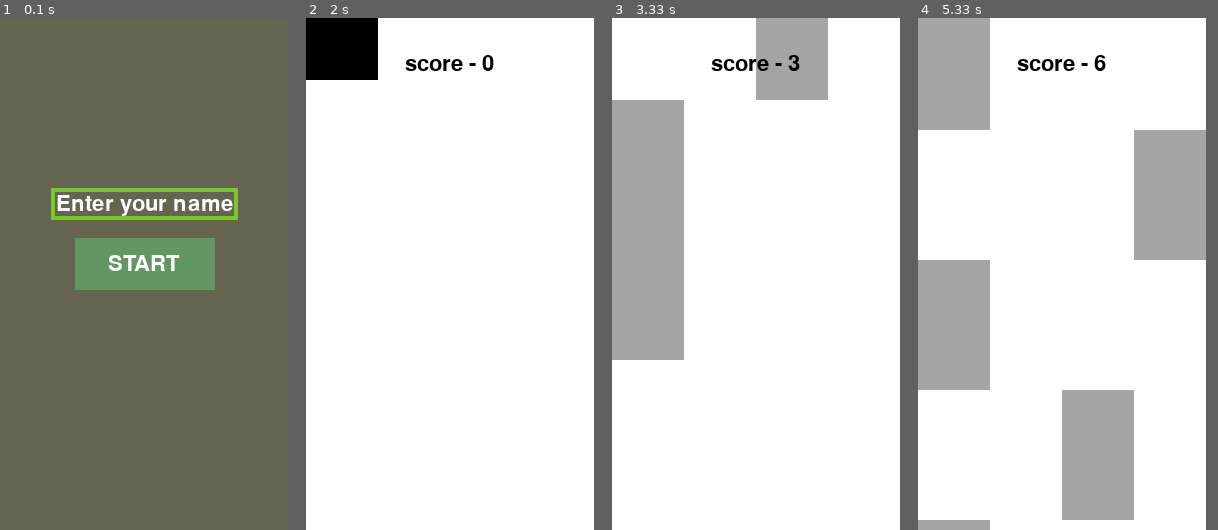
Above: before the commit, frames 1-4 (left to right).
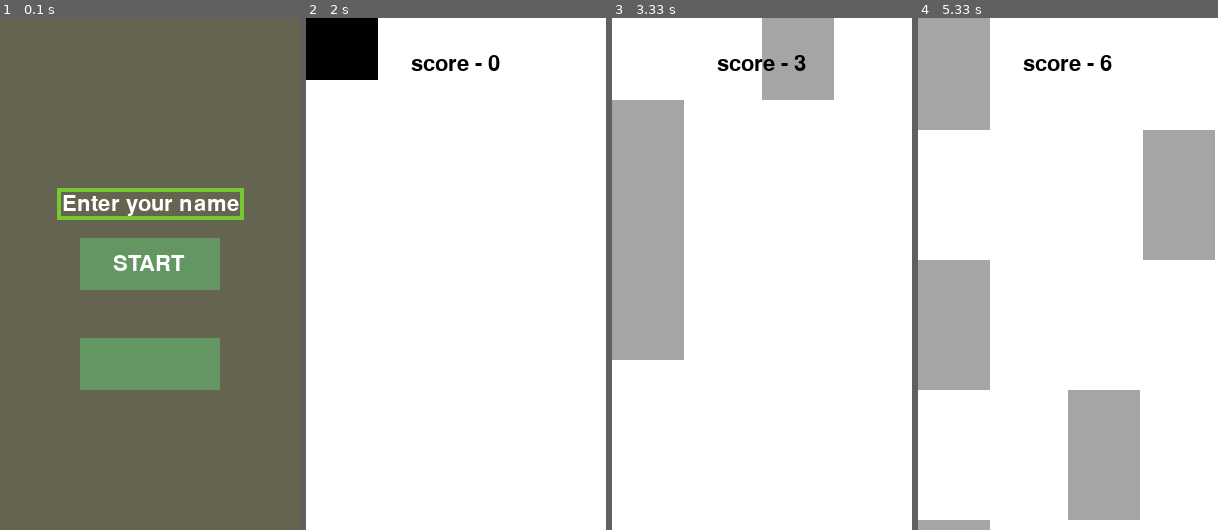
Above: after the commit, the same moments.

Repository: Pkpratik/pygame-class
Game: pygame game, started from piano_tiles/piano.py
The game is run twice, just before and just after one commit, with the same random seed, the same clock (stepped at 60 frames per second) and the same inputs.
Inputs (mouse positions are in pixels of both pictures, inside the frame that each line leads up to):
- Up to frame 1 (0.1 s): no input
- Up to frame 2 (2 s): click (456, 366) at 0.38 s; click (456, 309) at 0.88 s; click (336, 48) at 1.22 s; click "START" at 1.72 s
- Up to frame 3 (3.33 s): click (648, 53) at 2.05 s; click (648, 23) at 2.38 s; click (798, 43) at 3.22 s
- Up to frame 4 (5.33 s): click (954, 69) at 4.05 s; click (1179, 38) at 4.38 s; click (954, 58) at 5.22 s
The window is 288x512 before the commit and 300x512 after it. Grey fills any space a smaller window leaves; there, only what the larger window draws over its background counts as a difference.

The runs differ from the first frame. In frame 1, 6.8% of the frame differs, in the area x 17-82%, y 33-73%; in frame 2, 0.5%; in frame 3, 1.1%; in frame 4, 3.1%.

Commit message:
added leaderboard

Diff:
--- a/piano_tiles/piano.py
+++ b/piano_tiles/piano.py
@@ -1,3 +1,4 @@
+from operator import le
 import random
 import pygame
 from objects import Tile,mousep
@@ -5,7 +6,7 @@
 
 #game window size
 height=512
-width=288
+width=300
 screen = pygame.display.set_mode((width,height))
 
 #tile size
@@ -47,6 +48,80 @@
 
 # game start button
 start_rect= pygame.Rect(75,220,140,52)
+leaderbord_rect= pygame.Rect(75,320,140,52)
+
+def show_hs():
+    back_rect= pygame.Rect(5,5,50,50)
+    namearr=[]
+    scorearr=[]
+    with open("piano_tiles/score.txt","r+") as file:
+        for line in file:
+            hsname,hsscore=line[:line.rindex(" ")],line[line.rindex(" ")+1:]
+            namearr.append(hsname)
+            scorearr.append(hsscore[:-1])
+
+    run=True
+    while run:
+        for event in pygame.event.get():
+            if event.type==pygame.QUIT:
+                pygame.quit()
+            if event.type==pygame.MOUSEBUTTONDOWN:
+                if back_rect.collidepoint(event.pos):
+                    run=False
+        screen.fill((100,100,100))
+        pygame.draw.rect(screen,(150,0,0),back_rect)
+
+        hsn0 = base_font.render(namearr[0],True,(255,255,255))
+        hsn1 = base_font.render(namearr[1],True,(255,255,255))
+        hsn2 = base_font.render(namearr[2],True,(255,255,255))
+        hsn3 = base_font.render(namearr[3],True,(255,255,255))
+        hsn4 = base_font.render(namearr[4],True,(255,255,255))
+        hsn5 = base_font.render(namearr[5],True,(255,255,255))
+        hsn6 = base_font.render(namearr[6],True,(255,255,255))
+        hsn7 = base_font.render(namearr[7],True,(255,255,255))
+        hsn8 = base_font.render(namearr[8],True,(255,255,255))
+        hsn9 = base_font.render(namearr[9],True,(255,255,255))
+
+        hss0 = base_font.render(scorearr[0],True,(255,255,255))
+        hss1 = base_font.render(scorearr[1],True,(255,255,255))
+        hss2 = base_font.render(scorearr[2],True,(255,255,255))
+        hss3 = base_font.render(scorearr[3],True,(255,255,255))
+        hss4 = base_font.render(scorearr[4],True,(255,255,255))
+        hss5 = base_font.render(scorearr[5],True,(255,255,255))
+        hss6 = base_font.render(scorearr[6],True,(255,255,255))
+        hss7 = base_font.render(scorearr[7],True,(255,255,255))
+        hss8 = base_font.render(scorearr[8],True,(255,255,255))
+        hss9 = base_font.render(scorearr[9],True,(255,255,255))
+
+        higher_font= pygame.font.Font(None,50)
+        leaderboardtext = higher_font.render("High Scores",True,(255,255,255))
+        screen.blit(leaderboardtext,(60,40))
+
+        screen.blit(hsn0,(25,100))
+        screen.blit(hsn1,(25,130))
+        screen.blit(hsn2,(25,160))
+        screen.blit(hsn3,(25,190))
+        screen.blit(hsn4,(25,220))
+        screen.blit(hsn5,(25,250))
+        screen.blit(hsn6,(25,280))
+        screen.blit(hsn7,(25,310))
+        screen.blit(hsn8,(25,340))
+        screen.blit(hsn9,(25,370))
+
+        screen.blit(hss0,(250,100))
+        screen.blit(hss1,(250,130))
+        screen.blit(hss2,(250,160))
+        screen.blit(hss3,(250,190))
+        screen.blit(hss4,(250,220))
+        screen.blit(hss5,(250,250))
+        screen.blit(hss6,(250,280))
+        screen.blit(hss7,(250,310))
+        screen.blit(hss8,(250,340))
+        screen.blit(hss9,(250,370))
+
+
+
+        pygame.display.update()
 
 
 
@@ -65,6 +140,9 @@
                 color=color_passive
             if start_rect.collidepoint(pygame.mouse.get_pos()):
                 run=False
+            if leaderbord_rect.collidepoint(event.pos):
+                show_hs()
+
 
         if input_active==True:
             if player_name=="Enter your name":
@@ -74,7 +152,8 @@
                     player_name=player_name[:-1]
                 else:
                     player_name+=event.unicode
-
+                    if len(player_name)>20:
+                        player_name=player_name[:-1]
     screen.fill((100,100,80))
 
     # player name box display
@@ -83,10 +162,12 @@
     screen.blit(name_surface,(input_rect.x+5,input_rect.y+5))
     input_rect.w = max(name_surface.get_width()+10,140)
     input_rect.x=width//2-input_rect.w//2
-
+    start_rect.x=width//2-start_rect.w//2
+    leaderbord_rect.x=width//2-leaderbord_rect.w//2
 
     #start button display
     pygame.draw.rect(screen,(100,150,100),start_rect)
+    pygame.draw.rect(screen,(100,150,100),leaderbord_rect)
     start_surface = base_font.render("START",True,(255,255,255))
     screen.blit(start_surface,(start_rect.x+33,start_rect.y+15))
 
@@ -166,8 +247,6 @@
 
 with open("piano_tiles/score.txt","r+") as file:
     for line in file:
-        print(line.rindex(" "))
-        print(line[:line.rindex(" ")],"a")
         line[line.rindex(" "):]
         hsname,hsscore=line[:line.rindex(" ")],int(line[line.rindex(" ")+1:])
         hsdict[hsname]=hsscore
